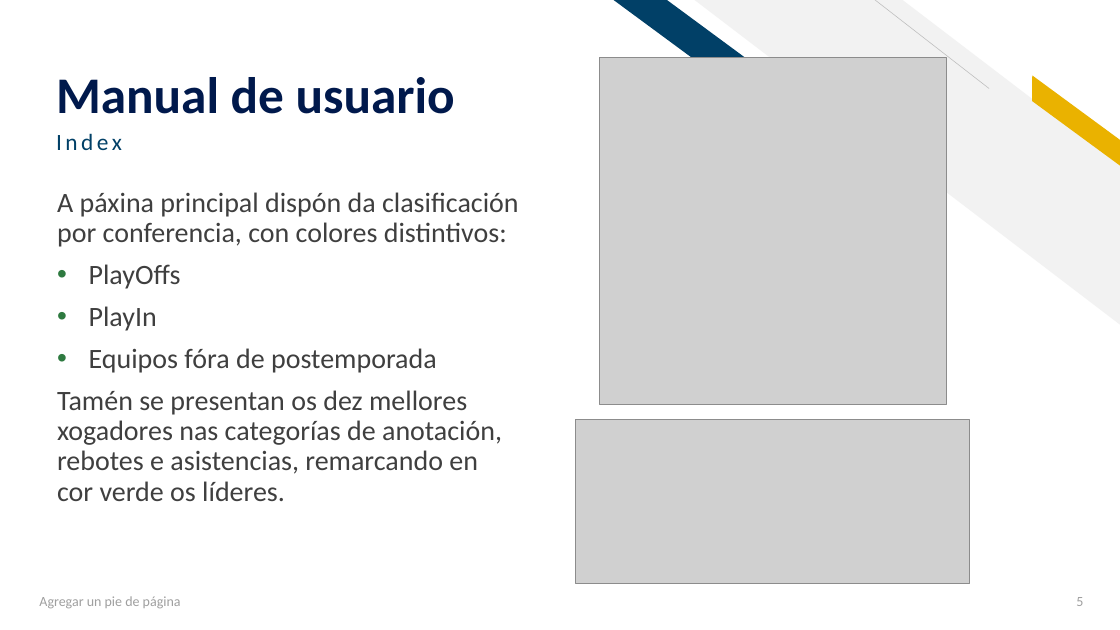
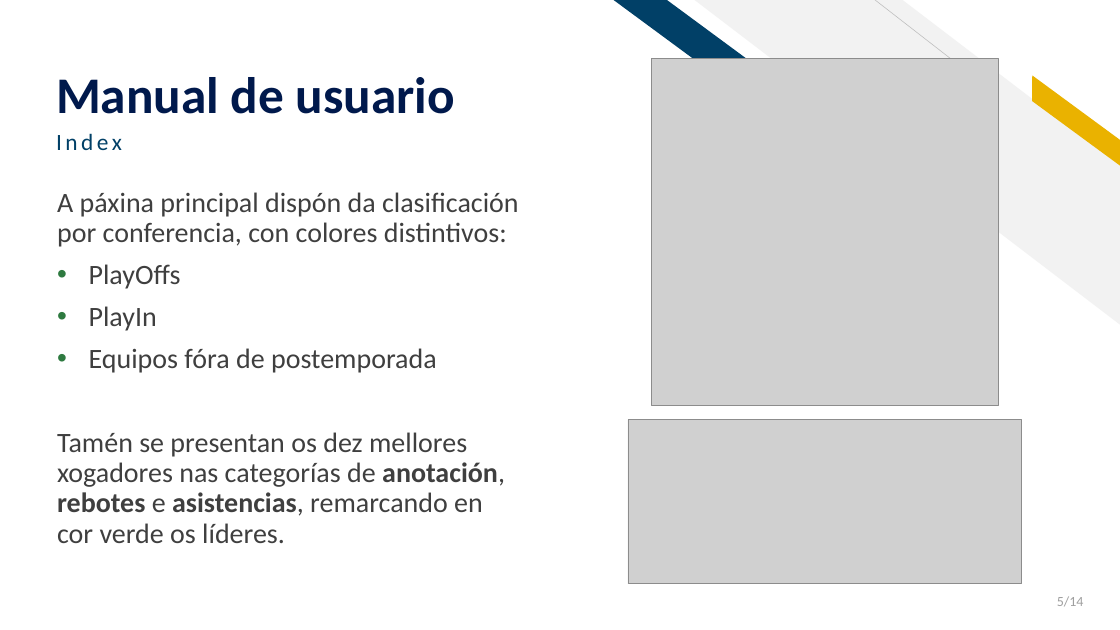
Before and after one commit to dbb-01/CanastraApp, a slide deck: slide 5 of Proxecto.pptx. Drawn at 1120x630 pixels with LibreOffice and Linux fonts; fonts in the diff are those of the drawing; grey boxes stand for pictures. Boxes give left, top, right and bottom in pixels: in the first picture for what was removed or moved away, otherwise in the second. Text is boxed around its words. In the diff, an @@ line names an element or a change of style, - is before the commit and + after.

```diff
--- a/Proxecto.pptx
+++ b/Proxecto.pptx
@@ picture: place and size @@
-picture at <box>599,58,946,405</box>
+picture at <box>652,59,999,406</box>
@@ picture: place and size @@
-picture at <box>576,419,970,584</box>
+picture at <box>628,419,1023,584</box>
@@ text at <box>57,432,505,543</box>: bold on in "anotación, rebotes asistencias," @@
@@ text removed at <box>39,596,181,608</box> @@
-Agregar un pie de página
@@ page number at <box>1057,596,1084,606</box>: text changed @@
-5
+5/14
```
Also in this commit, not shown: 11 other slides changed, 2 slides added, 1 slide removed.
